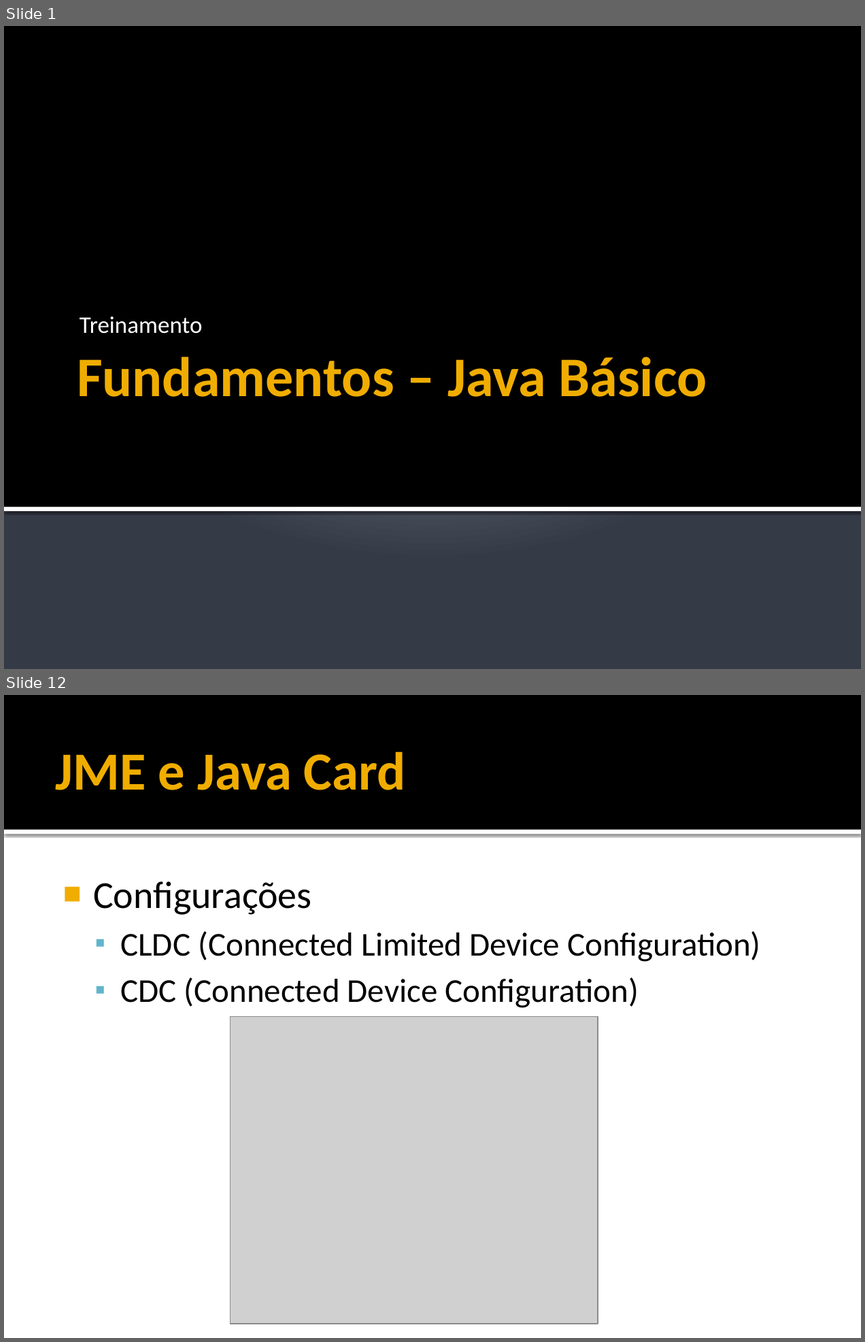
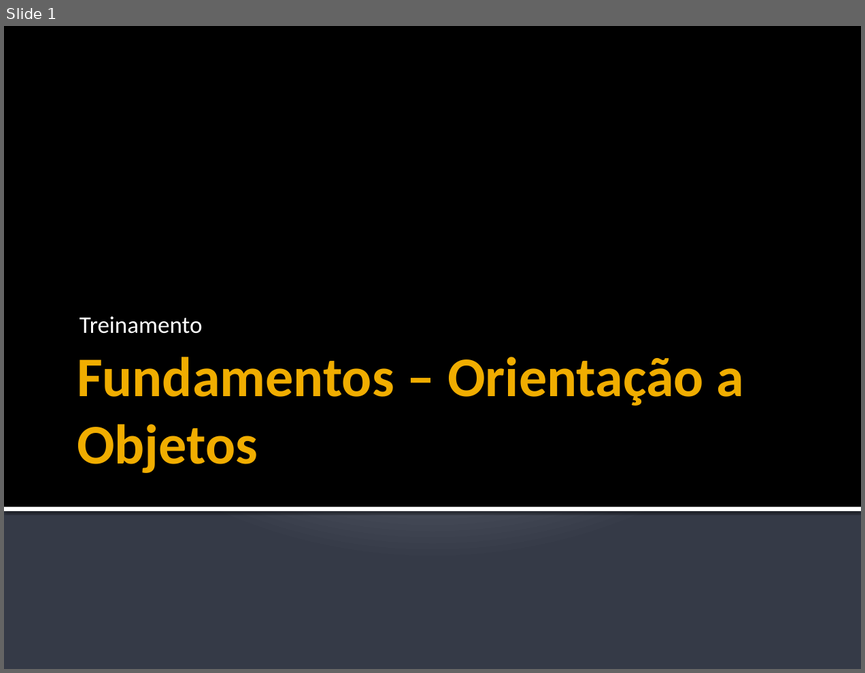
Before and after one commit to filosofisto/cpb-treinamento, a slide deck: Fundamentos/Fundamentos - Orientacao Objetos.pptx. Shown one above the other, each under a label of ours: slides 1 and 12 before the commit, slide 1 after it; the slides between them are not shown. The pictures are 865x1342 and 865x673 pixels, drawn with LibreOffice and Linux fonts; fonts in the diff are those of the drawing; grey boxes stand for pictures. Boxes give left, top, right and bottom in pixels: in the first picture for what was removed or moved away, otherwise in the second. Text is boxed around its words. In the diff, an @@ line names an element or a change of style, - is before the commit and + after.

```diff
--- a/Fundamentos/Fundamentos - Orientacao Objetos.pptx
+++ b/Fundamentos/Fundamentos - Orientacao Objetos.pptx
@@ slide 12 removed at (x1=4, y1=695, x2=861, y2=1338), background #FFFFFF @@
@@ rectangle removed at (x1=4, y1=695, x2=861, y2=830) @@
@@ title removed at (x1=56, y1=751, x2=406, y2=790) @@
-JME e Java Card
@@ rectangle removed at (x1=4, y1=830, x2=861, y2=834) @@
@@ text removed at (x1=93, y1=881, x2=761, y2=1008) @@
-■ Configurações
-  ▪ CLDC (Connected Limited Device Configuration)
-  ▪ CDC (Connected Device Configuration)
@@ picture removed at (x1=230, y1=1016, x2=598, y2=1323) @@
@@ slide 1 changed as well @@
@@ title at (x1=77, y1=356, x2=744, y2=473): text changed @@
-Fundamentos – Java Básico
+Fundamentos – Orientação a Objetos
```
Also in this commit, not shown: 3 other slides changed, 4 slides added, 43 other slides removed.
